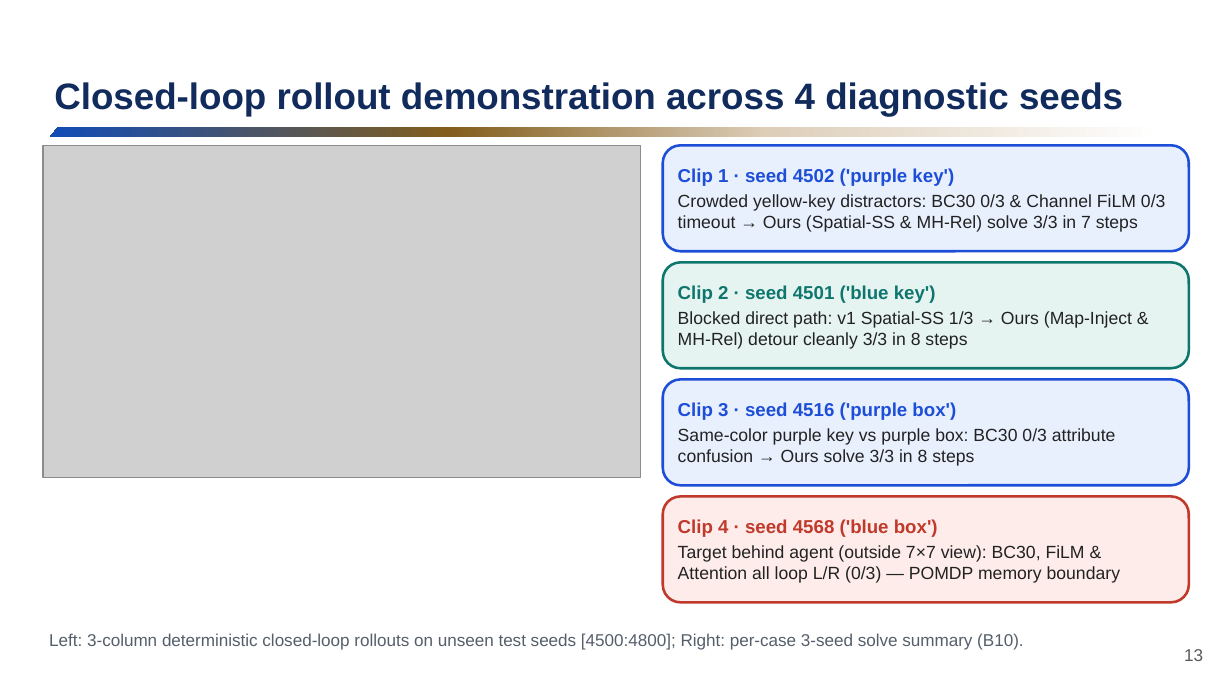
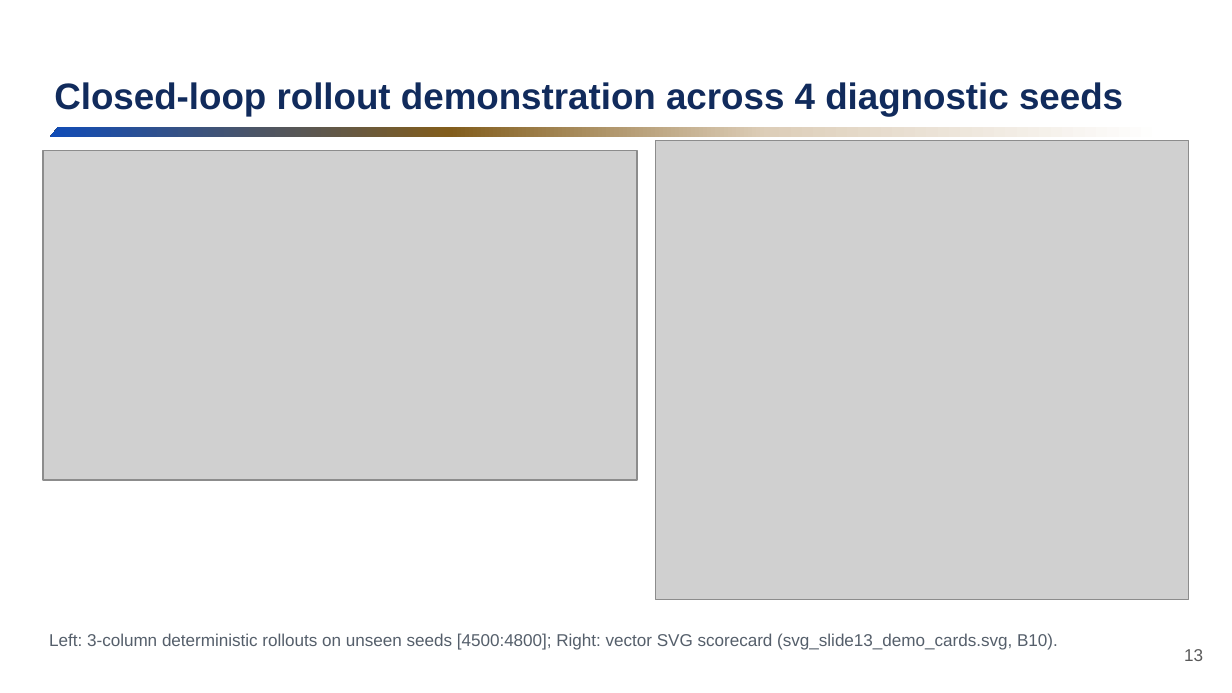
Before and after one commit to Oliver-ming/BabyAI_Exploration_with_Film, a slide deck: slide 13 of presentation/AIAA4220_Project3_Presentation.pptx. Drawn at 1232x693 pixels with LibreOffice and Linux fonts; fonts in the diff are those of the drawing; grey boxes stand for pictures; background and template pictures are left out. Boxes give left, top, right and bottom in pixels: in the first picture for what was removed or moved away, otherwise in the second. Text is boxed around its words. In the diff, an @@ line names an element or a change of style, - is before the commit and + after.

Commit message:
Redraw all PPT architecture diagrams, flowcharts & schematics in publication-grade vector SVG

```diff
--- a/presentation/AIAA4220_Project3_Presentation.pptx
+++ b/presentation/AIAA4220_Project3_Presentation.pptx
@@ picture added at (655, 140, 1189, 600) @@
@@ rounded rectangle removed at (663, 145, 1189, 251) @@
-Clip 1 · seed 4502 ('purple key')
-Crowded yellow-key distractors: BC30 0/3 & Channel FiLM 0/3 timeout → Ours (Spatial-SS & MH-Rel) solve 3/3 in 7 steps
@@ picture: place and size @@
-picture at (43, 145, 641, 477)
+picture at (43, 150, 637, 480)
@@ rounded rectangle removed at (663, 262, 1189, 368) @@
-Clip 2 · seed 4501 ('blue key')
-Blocked direct path: v1 Spatial-SS 1/3 → Ours (Map-Inject & MH-Rel) detour cleanly 3/3 in 8 steps
@@ rounded rectangle removed at (663, 379, 1189, 485) @@
-Clip 3 · seed 4516 ('purple box')
-Same-color purple key vs purple box: BC30 0/3 attribute confusion → Ours solve 3/3 in 8 steps
@@ rounded rectangle removed at (663, 496, 1189, 602) @@
-Clip 4 · seed 4568 ('blue box')
-Target behind agent (outside 7×7 view): BC30, FiLM & Attention all loop L/R (0/3) — POMDP memory boundary
@@ text at (49, 633, 1058, 650): text changed @@
-Left: 3-column deterministic closed-loop rollouts on unseen test seeds [4500:4800]; Right: per-case 3-seed solve summary (B10).
+Left: 3-column deterministic rollouts on unseen seeds [4500:4800]; Right: vector SVG scorecard (svg_slide13_demo_cards.svg, B10).
```
Also in this commit, not shown: 7 other slides changed, 28 other files.
